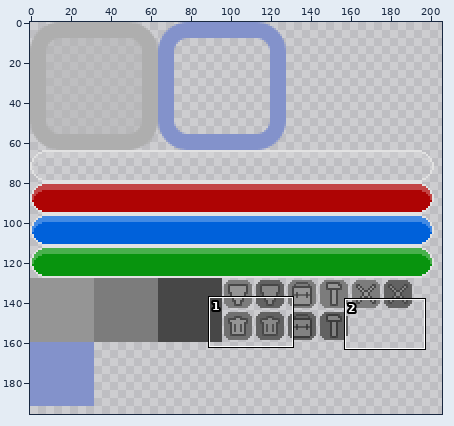
Sprite sheet: Images/UI.png. The picture above shows the old version from afar; the outline marks the close-up.
Close-up. Earlier state:
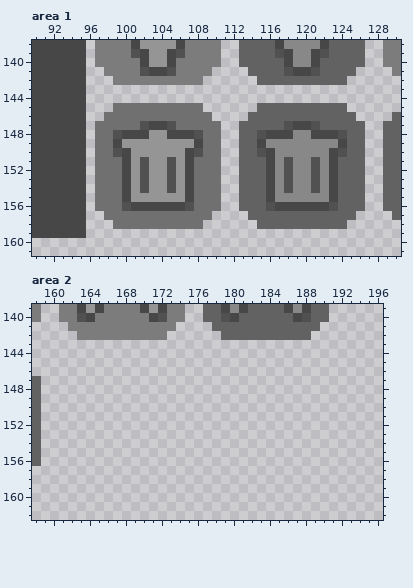
The file is 256x256 pixels. Pixels under 10% opacity are left out. Colours within 5 levels of each other are drawn and written as one. Shown: area 1: x 90..130, y 138..161; area 2: x 158..196, y 139..162. The wide view leaves out empty margins.
The result:
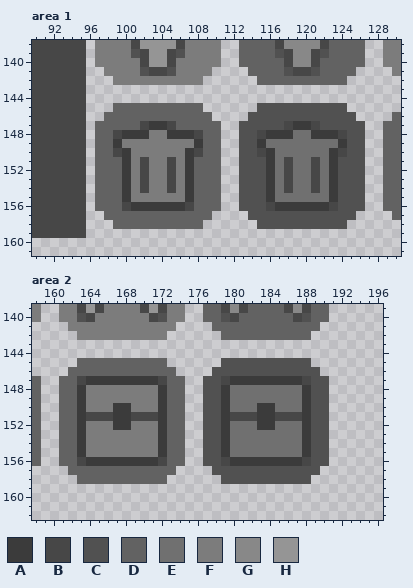
Palette (. is transparent): A #3b3b3b  B #474747  C #515151  D #626262  E #707070  F #7c7c7c  G #888888  H #959595
From old to new:
Area 1:
Colour A replaces colour B in row 147 at x 103 to 104 and 119 to 120; in row 148 at x 100 to 102, 105 to 107, 116 to 118 and 121 to 123; in row 149 at x 99, 108, 115 and 124; in rows 150 to 155 at x 100, 107, 116 and 123; in row 156 at x 101 to 106 and 117 to 122.
Colour B replaces colour C in row 147 at x 102, 105, 118 and 121; in row 148 at x 99, 108, 115 and 124; in row 150 at x 99, 108, 115 and 124; in rows 151 to 154 at x 102, 105, 118 and 121; in row 156 at x 100, 107, 116 and 123.
Colour C replaces colour D in row 145 at x 115 to 124; in row 146 at x 114 to 125; in row 147 at x 113 to 117 and 122 to 126; in rows 148 to 150 at x 113 to 114 and 125 to 126; in rows 151 to 156 at x 113 to 115 and 124 to 126; in row 157 at x 114 to 125.
Colour C replaces colour D in row 158 at x 115 to 124.
Colour D replaces colour E in row 145 at x 99 to 108; in row 146 at x 98 to 109; in row 147 at x 97 to 101 and 106 to 110; in rows 148 to 150 at x 97 to 98 and 109 to 110; in rows 151 to 156 at x 97 to 99 and 108 to 110; in row 157 at x 98 to 109.
Colour D replaces colour E in row 158 at x 99 to 108.
Colour E replaces colour G in row 148 at x 119 to 120; in row 149 at x 116 to 123; in row 150 at x 117 to 122; in rows 151 to 154 at x 117, 119 to 120 and 122; in row 155 at x 117 to 122.
Colour F replaces colour H in row 148 at x 103 to 104; in row 149 at x 100 to 107; in row 150 at x 101 to 106; in rows 151 to 154 at x 101, 103 to 104 and 106; in row 155 at x 101 to 106.
Area 2:
Colour A is added in row 147 at x 164 to 171 and 180 to 187; in rows 148 to 149 at x 163, 172, 179 and 188; in rows 150 to 152 at x 163, 167 to 168, 172, 179, 183 to 184 and 188; in rows 153 to 155 at x 163, 172, 179 and 188; in row 156 at x 164 to 171 and 180 to 187.
Colour B is added in row 147 at x 163, 172, 179 and 188; in row 151 at x 164 to 166, 169 to 171, 180 to 182 and 185 to 187; in row 156 at x 163, 172, 179 and 188.
Colour C is added in row 145 at x 179 to 188; in row 146 at x 178 to 189; in rows 147 to 156 at x 177 to 178 and 189 to 190; in row 157 at x 178 to 189; in row 158 at x 179 to 188.
Colour D is added in row 145 at x 163 to 172; in row 146 at x 162 to 173; in rows 147 to 156 at x 161 to 162 and 173 to 174; in row 157 at x 162 to 173; in row 158 at x 163 to 172.
Colour E is added in rows 148 to 149 at x 180 to 187; in row 150 at x 180 to 182 and 185 to 187; in row 152 at x 180 to 182 and 185 to 187; in rows 153 to 155 at x 180 to 187.
Colour F is added in rows 148 to 149 at x 164 to 171; in row 150 at x 164 to 166 and 169 to 171; in row 152 at x 164 to 166 and 169 to 171; in rows 153 to 155 at x 164 to 171.
Changed places in both close-ups, as pixel boxes (x1, y1, x2, y2):
changed: (95, 103, 365, 229)
added: (59, 358, 329, 484)
